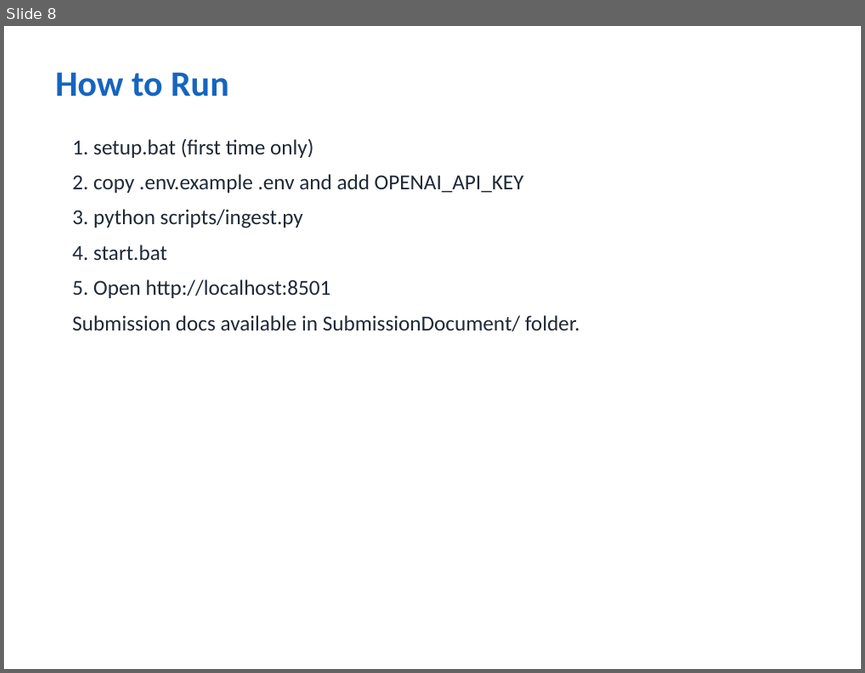
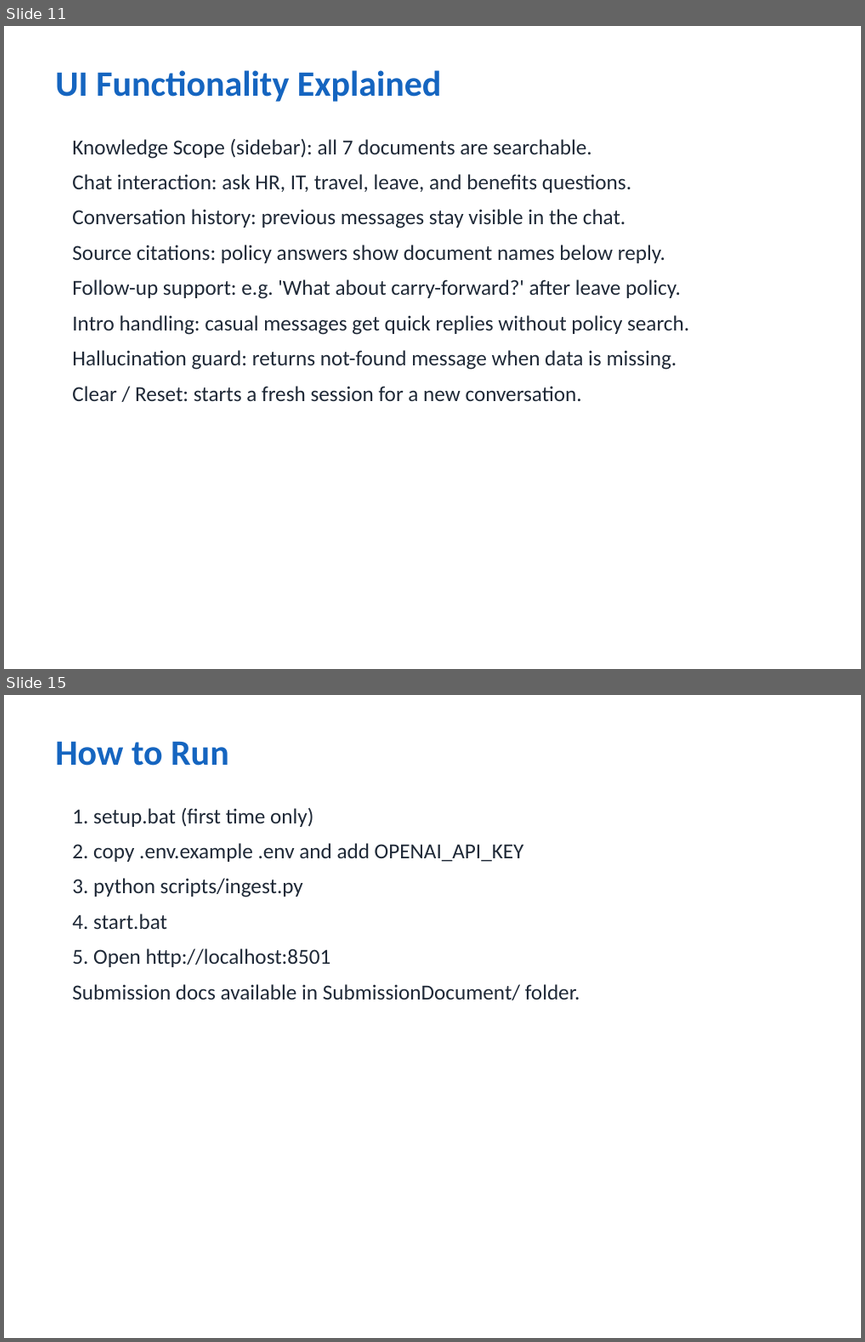
Before and after one commit to vivekkumar-io/iit-patna, a slide deck: SubmissionDocument/Enterprise_Knowledge_Assistant_Vivek_kumar.pptx. Shown one above the other, each under a label of ours: slide 8 before the commit, slides 11 and 15 after it; the slides between them are not shown. The pictures are 865x673 and 865x1342 pixels, drawn with LibreOffice and Linux fonts; fonts in the diff are those of the drawing. Boxes give left, top, right and bottom in pixels: in the first picture for what was removed or moved away, otherwise in the second. Text is boxed around its words. In the diff, an @@ line names an element or a change of style, - is before the commit and + after.

```diff
--- a/SubmissionDocument/Enterprise_Knowledge_Assistant_Vivek_kumar.pptx
+++ b/SubmissionDocument/Enterprise_Knowledge_Assistant_Vivek_kumar.pptx
@@ slide 11 added at (4, 26, 861, 669), background #FFFFFF @@
@@ text added at (55, 70, 442, 102), 30 pt, text #1565C0, bold @@
+UI Functionality Explained
@@ text added at (72, 139, 689, 401), 18 pt, text #1F2937 @@
+Knowledge Scope (sidebar): all 7 documents are searchable.
+Chat interaction: ask HR, IT, travel, leave, and benefits questions.
+Conversation history: previous messages stay visible in the chat.
+Source citations: policy answers show document names below reply.
+Follow-up support: e.g. 'What about carry-forward?' after leave policy.
+Intro handling: casual messages get quick replies without policy search.
+Hallucination guard: returns not-found message when data is missing.
+Clear / Reset: starts a fresh session for a new conversation.
@@ what was slide 8 is now slide 15 @@
```
Also in this commit, not shown: 5 slides changed, 6 other slides added, 1 other file.
